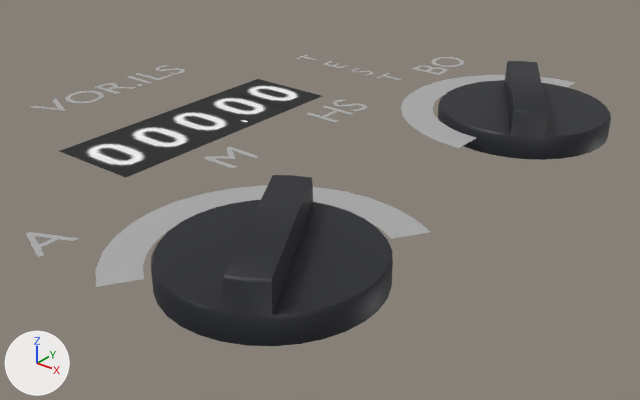
Two versions of the FBX model Assets/Models/Aircraft/Interior/Instruments/vor-ils/vor-ils.fbx, one commit apart.
Both versions are drawn from a 50 mm lens placed at (-3.3201, 0.2491, -0.5758), pointed at (-3.3522, 0.2892, -0.6006). Lighting does not change. The marker at lower left points along +X, +Y and +Z. Where no turn or scale is listed for an object, it has been applied to the vertices.

The scene before the commit, as lines of its bpy script (objects in view):
```python
mat_panneau_037 = principled_material('panneau.037')
mat_panneau_037.texture = img_cockpit_png
me_vor_ils_button1_mesh = bpy.data.meshes.new('vor-ils.button1.mesh')
me_vor_ils_button1_mesh.from_pydata(...)  # 115 vertices, 112 faces; spans x -0.00564..0.00563, y -0.00564..0.00563, z -0.00124..0.0018
me_vor_ils_button1_mesh.materials.append(mat_panneau_037)  # picture img_cockpit_png
me_vor_ils_button2_mesh = bpy.data.meshes.new('vor-ils.button2.mesh')
me_vor_ils_button2_mesh.from_pydata(...)  # 115 vertices, 112 faces; spans x -0.00564..0.00563, y -0.00564..0.00563, z -0.00124..0.0018
me_vor_ils_button2_mesh.materials.append(mat_panneau_037)  # picture img_cockpit_png
me_vor_ils_num_4_mesh = bpy.data.meshes.new('vor-ils.num-4.mesh')
me_vor_ils_num_4_mesh.from_pydata(...)  # 4 vertices, 1 face; spans x -0.01517..-0.00873, y 0.00619..0.00988, z 0.00281
me_vor_ils_num_4_mesh.materials.append(mat_digits_003)  # picture img_digits_png
me_vor_ils_texte_mesh = bpy.data.meshes.new('vor-ils.texte.mesh')
me_vor_ils_texte_mesh.from_pydata(...)  # 957 vertices, 768 faces; spans x -0.0268..0.0044, y -0.0069..0.0336, z -0.0007
me_vor_ils_texte_mesh.materials.append(mat_panneau_037)  # picture img_cockpit_png
ob_vor_ils_button1 = bpy.data.objects.new('vor-ils.button1', me_vor_ils_button1_mesh)
ob_vor_ils_button1.location = (-3.34467, 0.27626, -0.5963)
ob_vor_ils_button2 = bpy.data.objects.new('vor-ils.button2', me_vor_ils_button2_mesh)
ob_vor_ils_button2.location = (-3.34467, 0.30164, -0.5963)
ob_vor_ils_num_4 = bpy.data.objects.new('vor-ils.num-4', me_vor_ils_num_4_mesh)
ob_vor_ils_num_4.location = (-3.35, 0.28785, -0.60017)
ob_vor_ils_texte = bpy.data.objects.new('vor-ils.texte', me_vor_ils_texte_mesh)
ob_vor_ils_texte.location = (-3.34467, 0.27626, -0.59576)
# also in view: 'vor-ils.num-0' at (-3.3619, 0.281, -0.5974); 'vor-ils.num-1' at (-3.3619, 0.2847, -0.5974); 'vor-ils.num-3' at (-3.3619, 0.2923, -0.5974); 'vor-ils.num-2' at (-3.3619, 0.2884, -0.5974)
```
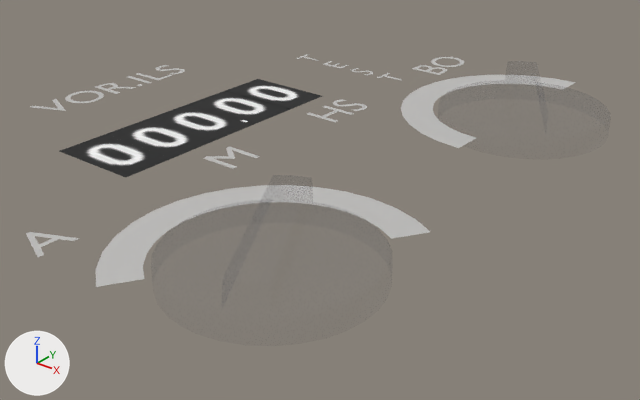
The newer file is also turned or shifted as a whole; pictures and numbers use the older file's frame.

Location of each change, [x1, y1, x2, y2] in pixels of the pictures (640 x 400 px):
'vor-ils.button1', surface changed: [151, 175, 393, 346] in both
'vor-ils.texte', surface changed: [26, 54, 576, 287] in both
'vor-ils.button2', surface changed: [438, 61, 611, 160] in both

The change, as a list of edits to the scene's bpy script:
```text
Change img_cockpit_png:
    img_cockpit_png: load_image('cockpit.png', '../../cockpit.png', 1024, 1024, 'sRGB') -> load_image('cockpit.png', '../../cockpit.png', 1024, 1024, 'Non-Color')
Change mat_panneau_037:
    add n3 = _N.new('ShaderNodeTexImage'); n3.name = 'Image Texture.001'
    add n3.image = img_cockpit_png
    where n0 = _N.new('ShaderNodeBsdfPrincipled'); n0.name = 'Principled BSDF'
    add _L.new(n3.outputs[0], n0.inputs[4])  # 'Color' to 'Alpha'
```
